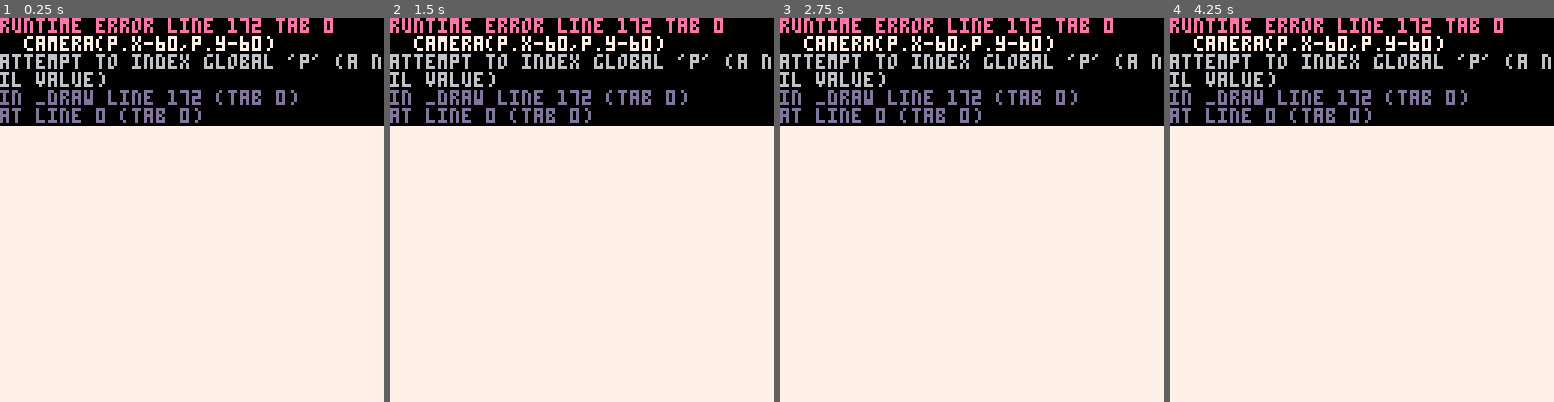
Above: before the commit, frames 1-4 (left to right).
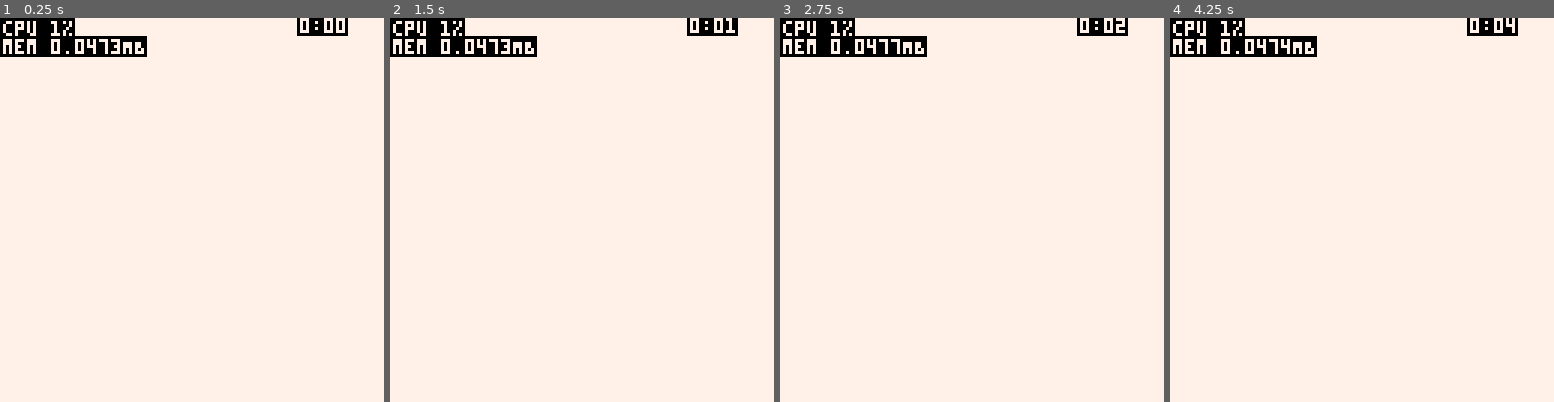
Above: after the commit, the same moments.

Repository: wsasaki01/bath-hack-2026
Game: PICO-8 cartridge fake.p8
The game is run twice, just before and just after one commit, with the same random seed, the same clock (stepped at 60 frames per second) and the same inputs.
Inputs:
- Up to frame 1 (0.25 s): no input
- Up to frame 2 (1.5 s): tap O (Z key) at 0.33, 0.7, 1.43 s
- Up to frame 3 (2.75 s): hold Left 1.97-2.37 s; tap O (Z key) at 2.22 s; hold Down from 2.42 s (still down)
- Up to frame 4 (4.25 s): release Down at 2.82 s; hold Right 2.87-3.53 s; tap O (Z key) at 3.1, 3.98 s; hold Up 3.58-4.08 s; hold Right from 4.13 s (still down)

The runs differ from the first frame. In frame 1, 26% of the frame differs, in the area x 0-100%, y 0-29%; in frame 2, 26%; in frame 3, 26%; in frame 4, 26%.
Error before the commit: runtime error line 172 tab 0; camera(p.x-60,p.y-60); attempt to index global 'p' (a nil value)

Commit message:
Fixed all merges

Diff:
--- a/bh26.p8
+++ b/bh26.p8
@@ -4,8 +4,10 @@
 #include ./output/init_out.lua
 #include ./output/update_out.lua
 #include ./output/draw_out.lua
+#include ./output/helpers_out.lua
 #include ./output/player_out.lua
 #include ./output/projectiles_out.lua
+#include ./output/enemies_out.lua
 
 __gfx__
 00000000008880000000000000000000000000000000000000000000000000000000000000000000000000000000000000000000000000000000000000000000
--- a/draw.lua
+++ b/draw.lua
@@ -11,17 +11,18 @@
 	-- Game
 	elseif menu==2 then
 		-- Centre camera on player
-		camera(p.x-60,p.y-60)
+		camera(plyr.x-60,plyr.y-60)
 
 		-- Draw map
 		map(0,0,0,0,8,8)
 
 		-- Draw player
-		p:draw()
+		plyr:draw()
 
-		-- testing enemy colour
+		-- Drawing enemies
 		for enemy in all(enemies) do
-			enemy:draw(enemy)
+			enemy:draw()		-- Draw enemies
+			enemy:draw_projs()	-- Draw projectiles honing in on that enemy
 		end
 
 		-- Reset camera (draw all UI after this)
--- a/enemies.lua
+++ b/enemies.lua
@@ -5,9 +5,9 @@
     enemy = class:new({
         x = -1,
         y = -1,
-        spd = 1, -- speed
-        rad = 2, -- circle radius
-        clr = 12, -- colour
+        spd = 1,        -- speed
+        collide_r = 2,  -- circle radius
+        clr = 12,       -- colour
         name = "enemy",
         projs = {},
 
@@ -38,7 +38,7 @@
             dx /= d
             dy /= d
 
-            printh("class " ..tostr(name).. " x: "..x.. " y: "..y.." || dx: "..dx.." dy: "..dy)
+            --printh("class " ..tostr(name).. " x: "..x.. " y: "..y.." || dx: "..dx.." dy: "..dy)
 
             -- move by 1 unit
             x += dx * spd
--- a/player.lua
+++ b/player.lua
@@ -4,22 +4,22 @@
 	y = 64,
 	h = 100,
 	clr = 11,
-	move = function(self)
+	move = function(_ENV)
 			if btn(0) then
-				self.x -= 1
+				x -= 1
 			end
 			if btn(1) then
-				self.x += 1
+				x += 1
 			end
 			if btn(2) then
-				self.y -= 1
+				y -= 1
 			end
 			if btn(3) then
-				self.y += 1
+				y += 1
 			end
 		end,
 	draw= function (_ENV)
-        spr(1, self.x-4, self.y-4)
+        spr(1, x-4, y-4)
     end
 })
 
--- a/projectiles.lua
+++ b/projectiles.lua
@@ -1,17 +1,18 @@
 -- Projectiles are weapons which hone in on enemies
-proj_parent = {
+proj_parent = class:new({
 	size=4,
-}
+})
 
 -- Create a projectile which moves towards a parent enemy
-function create_proj(x, y, type)
+function create_proj(start_x, start_y, type)
 	local proj = {}
 
 	if type==0 then
-		proj = {
-			x=x, y=y, collide_r=6,
-			draw = function(self)
-				circfill(self.x, self.y, self.size, 0)
+		return proj_parent:new({
+			x=start_x, y=start_y, collide_r=6,
+			draw = function(_ENV)
+				--circfill(x, y, size, 0)
+				spr(17, x, y)
 			end,
 			update = function(self, parent_enemy)
 				-- Get direction to parent
@@ -25,40 +26,39 @@
 				-- TODO: decrease parent's health
 				if (collide_2(self, parent_enemy)) del(parent_enemy.projs, self)
 			end,
-		}
+		})
 	end
-
-	return setmetatable(proj, {__index=proj_parent})
 end
 
 -- Items are power-ups added to the player's collection on every level up
-item_parent = {
+item_parent = class:new({
 	-- Spawn this item every N frames
 	n = 60, type=0,
-	cooldown = function(self)
+	cooldown = function(_ENV)
 		-- If cooldown is up
-		if global_cnt % self.n == 0 then
+		if global.global_cnt % n == 0 then
 			local near_e = 0
-			local near_d = 0
-			for e in all(enemies) do
+			local near_d = 10000
+			for e in all(global.enemies) do
 				-- Find enemy which is closest
-				local dist = sqrt((p.x-e.x)^2, (p.y-e.y)^2)
-				if dist > near_d then
+				local dist = sqrt((global.plyr.x-e.x)^2, (global.plyr.y-e.y)^2)
+				if dist < near_d then
 					near_e = e
 				end
 			end
 			if near_e != 0 then
+				printh("spawned proj!")
 				-- Add a projectile to hone in on that enemy
-				add(near_e.projs, create_proj(p.x, p.y, self.type))
+				add(near_e.projs, create_proj(global.plyr.x, global.plyr.y, type))
 			end
 		end
 	end
-}
+})
 
 -- Create an item, which spawns projectiles on a cooldown
 function create_item(type)
-	local item = {t=0}
+	local item = item_parent:new({type=0})
 	if (type == 0) item.n = 60
 
-	return setmetatable(item, {__index=item_parent})
+	return item
 end
